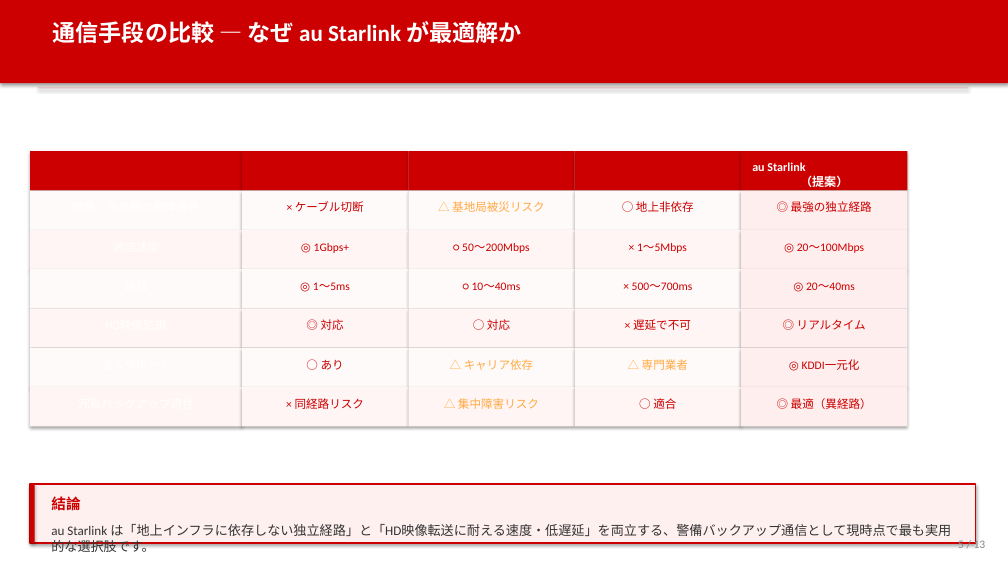
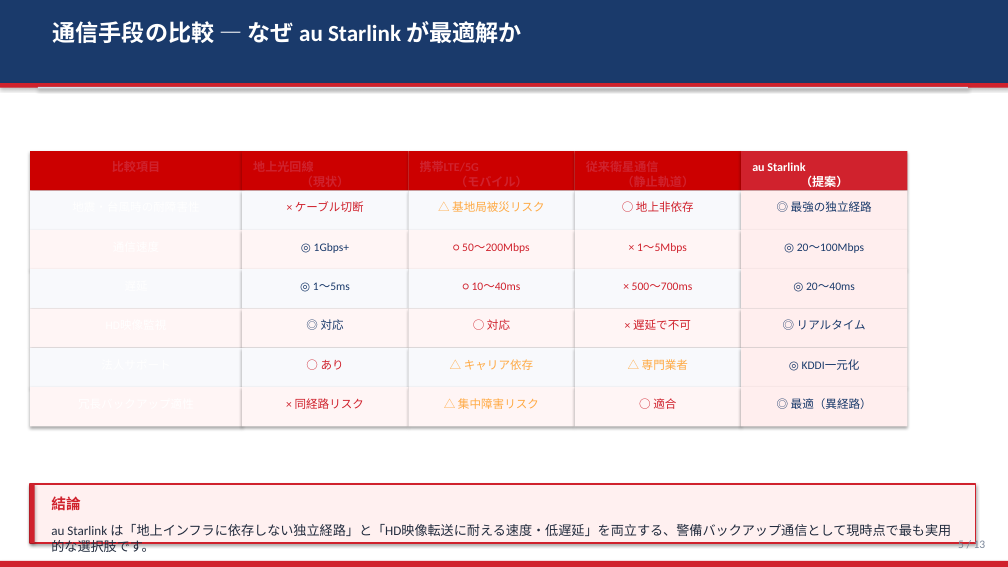
Before and after one commit to iharuhisa-ai/test, a slide deck: slide 5 of datacenter_security_proposal.pptx. Drawn at 1008x567 pixels with LibreOffice and Linux fonts; fonts in the diff are those of the drawing. Boxes give left, top, right and bottom in pixels: in the first picture for what was removed or moved away, otherwise in the second. Text is boxed around its words. In the diff, an @@ line names an element or a change of style, - is before the commit and + after.

```diff
--- a/datacenter_security_proposal.pptx
+++ b/datacenter_security_proposal.pptx
@@ rectangle at <box>0,0,1008,83</box>: fill #CC0000 to #1A3A6B @@
@@ rectangle added at <box>0,83,1008,88</box>, fill #D0222D @@
@@ rectangle at <box>38,87,968,88</box>: fill #E0C0C0 to #D8DEEA @@
@@ rectangle at <box>741,151,907,191</box>: fill #CC0000 to #D0222D @@
@@ fill #FFFAFA to #F8F9FC in 6 elements at <box>242,191,408,230</box>, <box>575,191,741,230</box>, <box>242,269,408,309</box>, <box>408,269,575,309</box>, <box>575,269,741,309</box>, <box>242,348,408,387</box> @@
@@ text colour #CC0000 to #1A3A6B in 9 elements at <box>791,201,872,212</box>, <box>314,243,350,253</box>, <box>797,243,865,253</box>, <box>313,282,350,290</box>, <box>806,282,855,290</box>, <box>321,319,344,330</box>, <box>797,319,866,330</box>, <box>745,354,904,383</box>, <box>791,398,872,409</box> @@
@@ rectangle at <box>30,484,35,543</box>: fill #CC0000 to #D0222D @@
@@ rectangle at <box>30,484,975,543</box>: outline #CC0000 1.5 pt to #D0222D 1.5 pt @@
@@ text colour #CC0000 to #D0222D in 12 elements at <box>295,201,364,212</box>, <box>636,201,694,212</box>, <box>462,243,529,253</box>, <box>637,243,687,253</box>, <box>472,282,521,290</box>, <box>632,282,693,290</box>, <box>487,319,510,330</box>, <box>633,319,691,330</box>, <box>321,360,344,370</box>, <box>295,398,364,409</box>, <box>653,398,676,409</box>, <box>51,495,80,514</box> @@
@@ text "au Starlink は「地上インフラに依存しない独立経路」と「HD映像転送に耐える速度・低遅延」を両立する、警備バッ ..." at <box>51,524,951,552</box>: text colour #333333 to #222C3E @@
@@ text "5 / 13" at <box>958,538,986,551</box>: text colour #888888 to #7A8699 @@
@@ rectangle added at <box>0,561,1008,567</box>, fill #D0222D @@
```
Also in this commit, not shown: 12 other slides changed, 1 other file.
